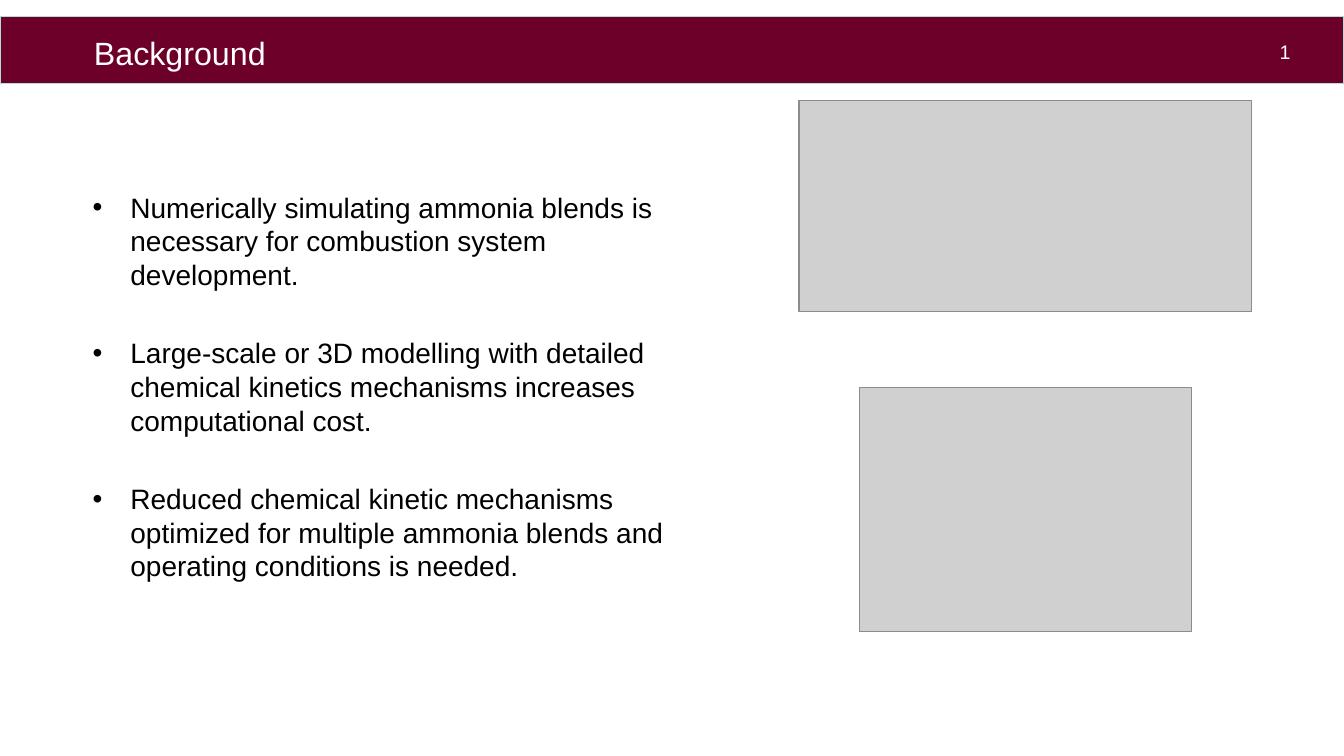
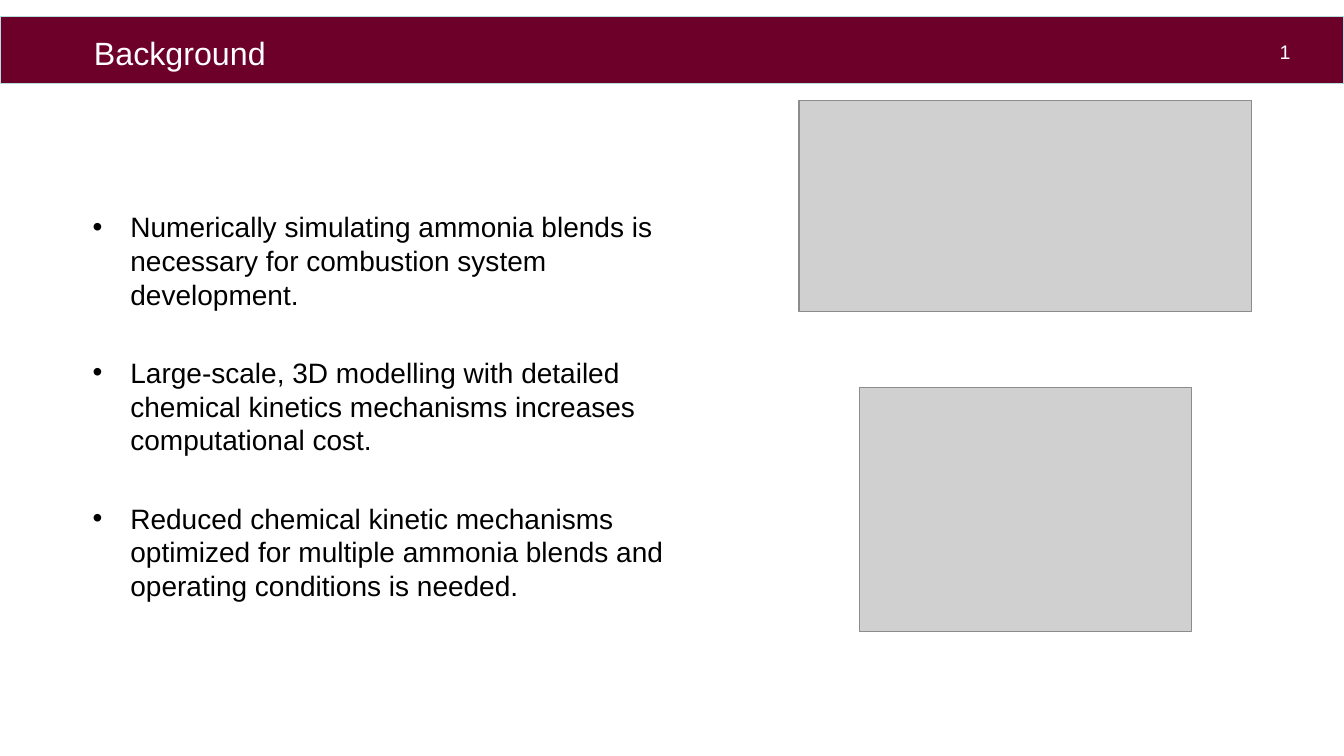
Before and after one commit to aahil-wq/lab-presentations, a slide deck: slide 2 of icfd2026/pres/kyushu_ppt_16-9.pptx. Drawn at 1344x756 pixels with LibreOffice and Linux fonts; fonts in the diff are those of the drawing; grey boxes stand for pictures; background and template pictures are left out. Boxes give left, top, right and bottom in pixels: in the first picture for what was removed or moved away, otherwise in the second. Text is boxed around its words. In the diff, an @@ line names an element or a change of style, - is before the commit and + after.

```diff
--- a/icfd2026/pres/kyushu_ppt_16-9.pptx
+++ b/icfd2026/pres/kyushu_ppt_16-9.pptx
@@ text at <box>130,362,635,455</box>: text changed @@
-• Large-scale or 3D modelling with detailed chemical kinetics mechanisms increases computational cost.
+• Large-scale, 3D modelling with detailed chemical kinetics mechanisms increases computational cost.
```
Also in this commit, not shown: 1 other slide changed, 1 other file.
